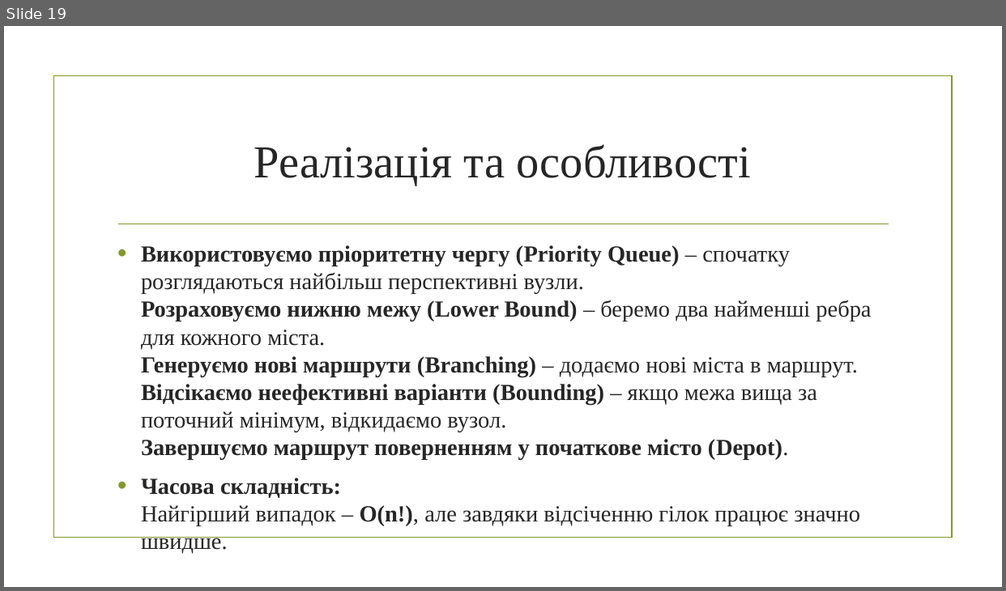
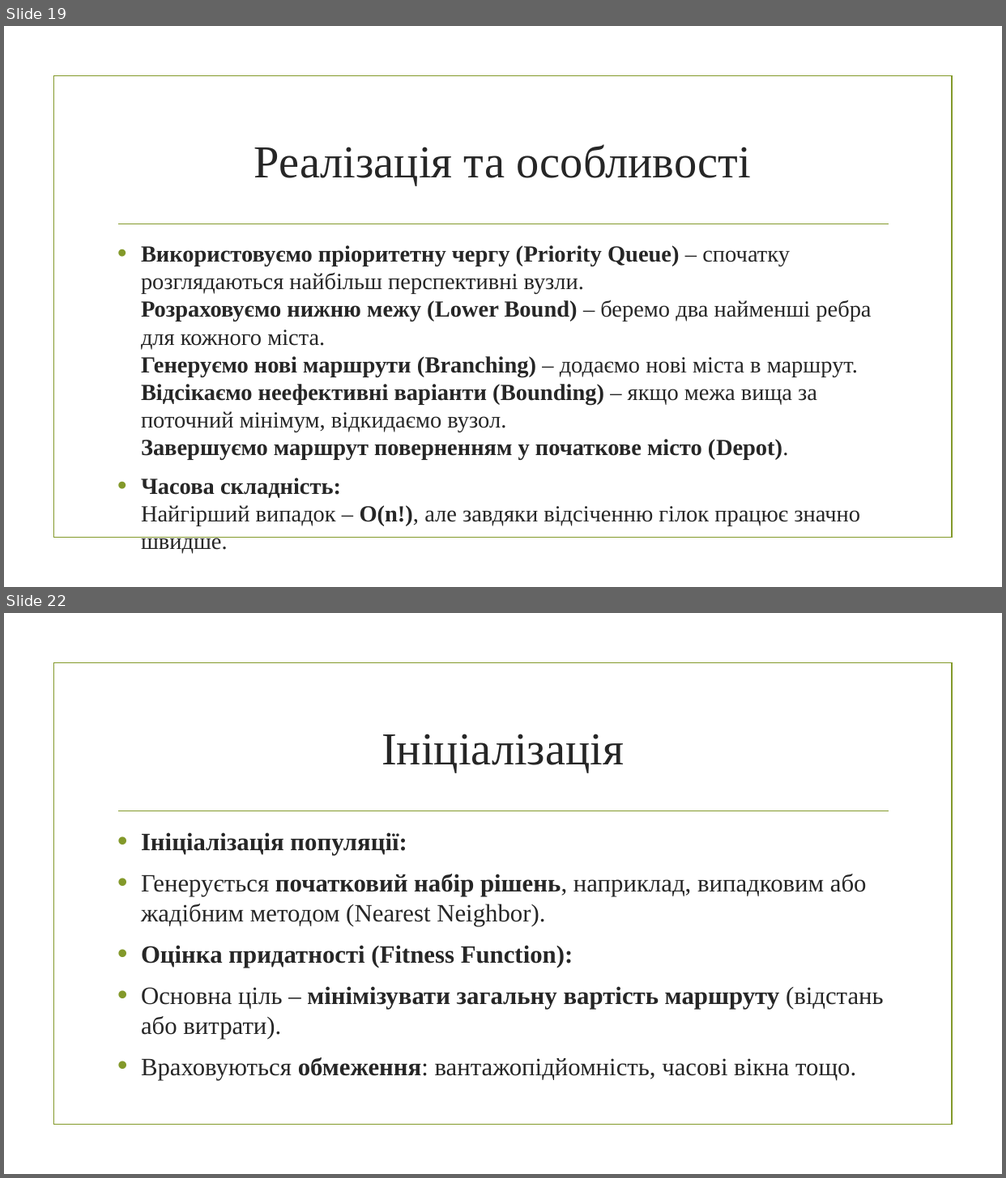
Before and after one commit to mecchmatProjects/Facultative, a slide deck: Lect6.pptx. Shown one above the other, each under a label of ours: slide 19 before the commit, slides 19 and 22 after it; the slides between them are not shown. The pictures are 1006x591 and 1006x1178 pixels, drawn with LibreOffice and Linux fonts; fonts in the diff are those of the drawing; background and template pictures are left out. Boxes give left, top, right and bottom in pixels: in the first picture for what was removed or moved away, otherwise in the second. Text is boxed around its words. In the diff, an @@ line names an element or a change of style, - is before the commit and + after.

```diff
--- a/Lect6.pptx
+++ b/Lect6.pptx
@@ slide 22 added at bbox=[4, 613, 1002, 1174], background picture (left out); not listed: 2 template elements that a slide beside it also shows @@
@@ title added at bbox=[381, 734, 624, 773], 44 pt, text #262626 @@
+Ініціалізація
@@ text added at bbox=[141, 833, 884, 1080], 24 pt, text #262626 @@
+• Ініціалізація популяції:
+• Генерується початковий набір рішень, наприклад, випадковим або жадібним методом (Nearest Neighbor).
+• Оцінка придатності (Fitness Function):
+• Основна ціль – мінімізувати загальну вартість маршруту (відстань або витрати).
+• Враховуються обмеження: вантажопідйомність, часові вікна тощо.
```
Also in this commit, not shown: 1 slide changed, 8 other slides added, 2 slides removed, 1 other file.
